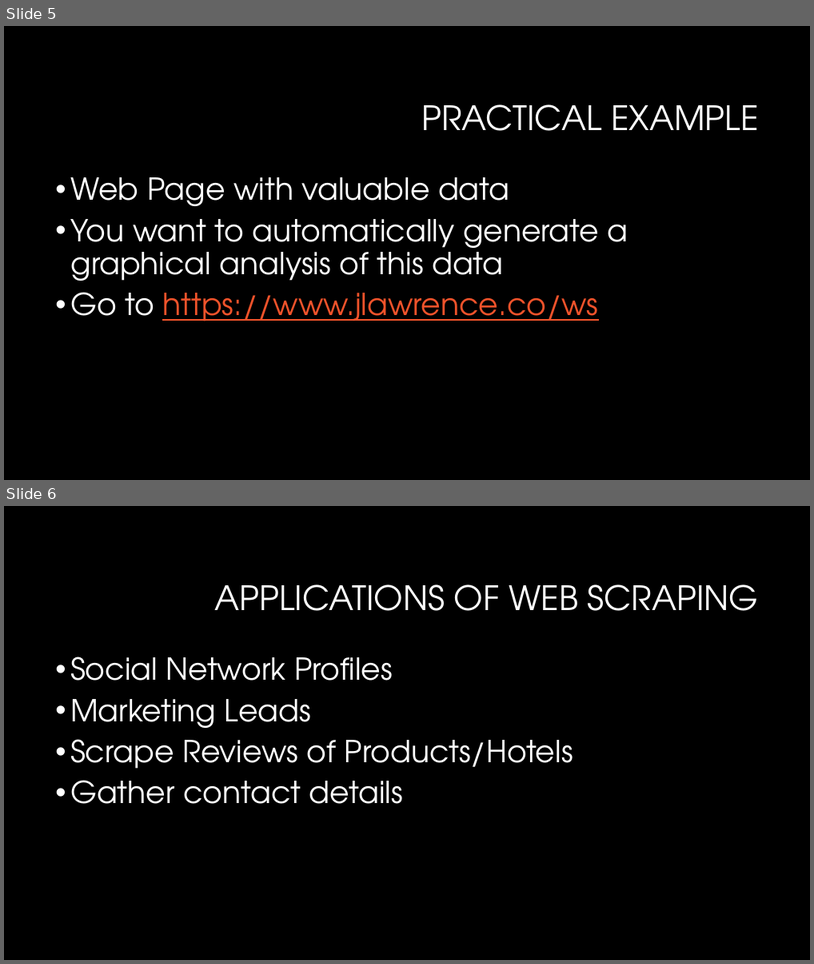
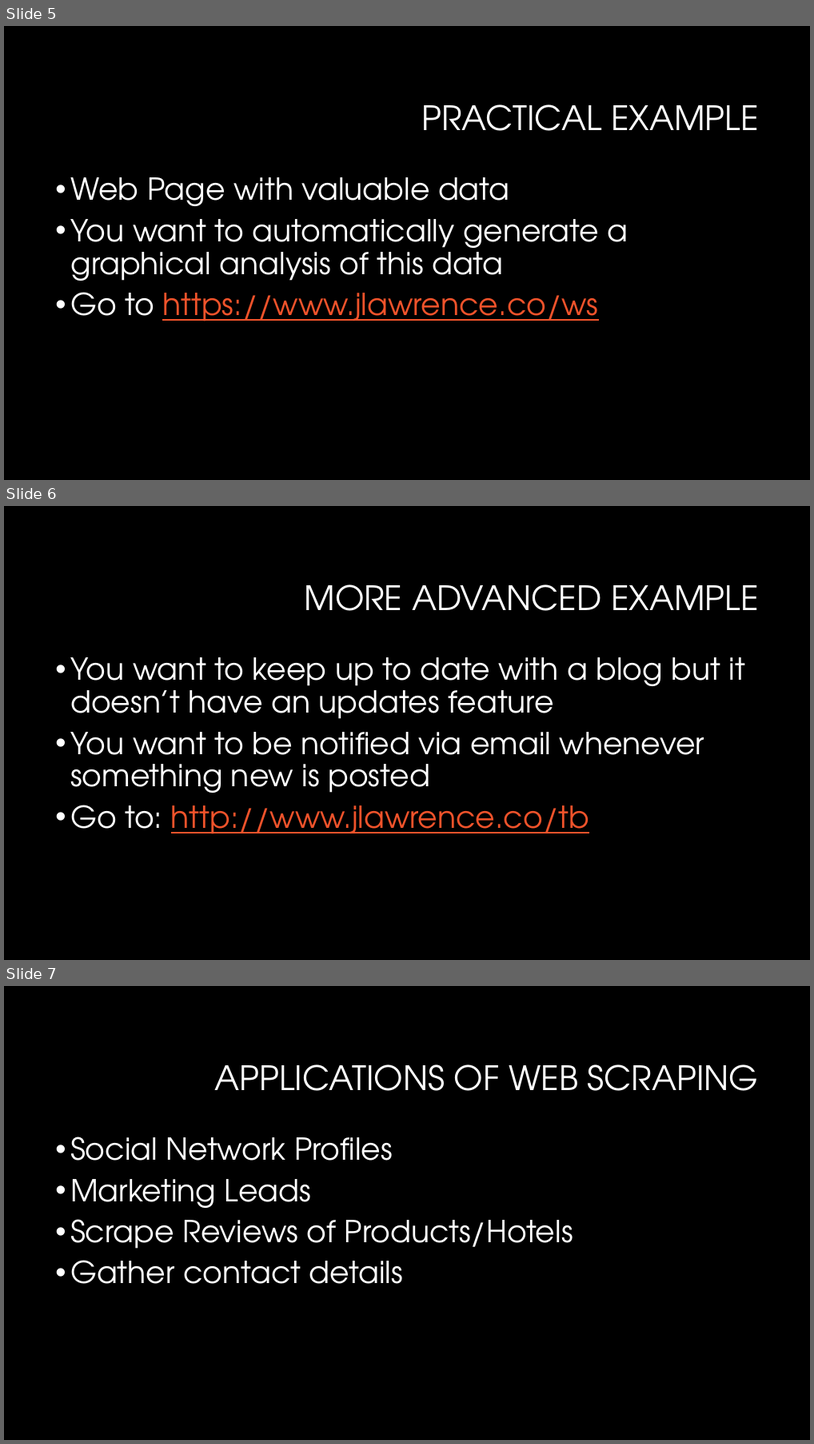
Before and after one commit to lawja/webscraping_ws, a slide deck: Webscraping.pptx. Shown one above the other, each under a label of ours: slides 5 and 6 before the commit, slides 5, 6 and 7 after it. The pictures are 814x964 and 814x1444 pixels, drawn with LibreOffice and Linux fonts; fonts in the diff are those of the drawing; background and template pictures are left out. Boxes give left, top, right and bottom in pixels: in the first picture for what was removed or moved away, otherwise in the second. Text is boxed around its words. In the diff, an @@ line names an element or a change of style, - is before the commit and + after.

```diff
--- a/Webscraping.pptx
+++ b/Webscraping.pptx
@@ slide 6 added at (4,506,810,960), background #000000 @@
@@ title added at (304,584,758,611), 40 pt, text #FFFFFF @@
+MORE ADVANCED EXAMPLE
@@ text added at (70,657,746,834), 36 pt, text #FFFFFF @@
+• You want to keep up to date with a blog but it doesn’t have an updates feature
+• You want to be notified via email whenever something new is posted
+• Go to: http://www.jlawrence.co/tb
@@ what was slide 6 is now slide 7 @@
```
Also in this commit, not shown: 1 slide changed, 1 other slide added, 1 other file.
